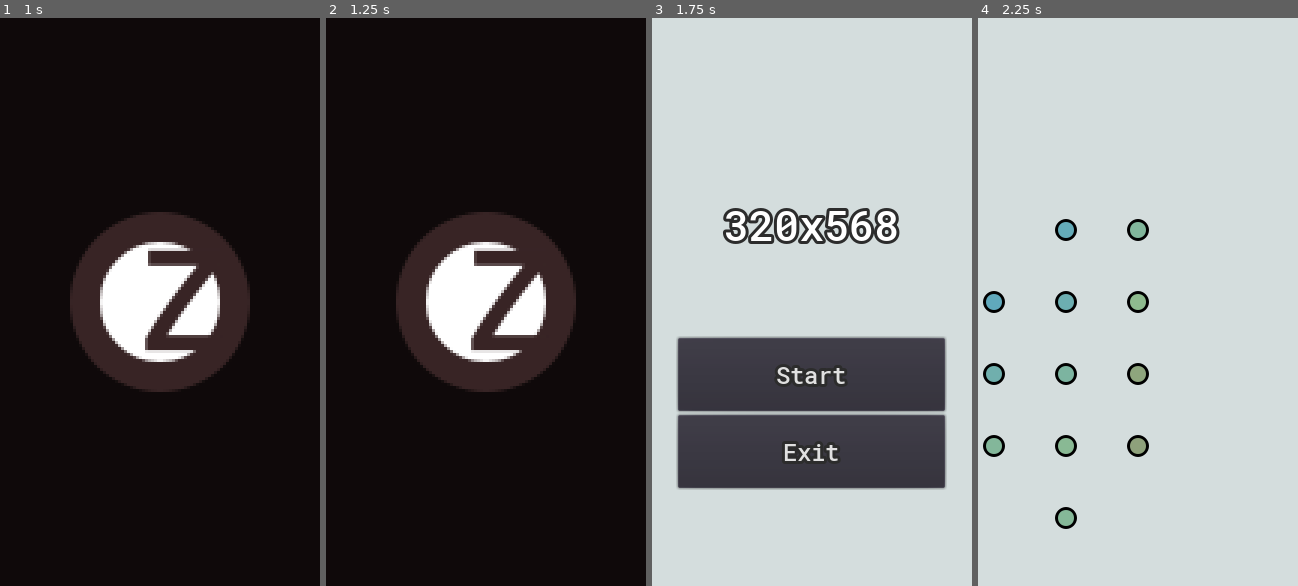
Above: before the commit, frames 1-4 (left to right).
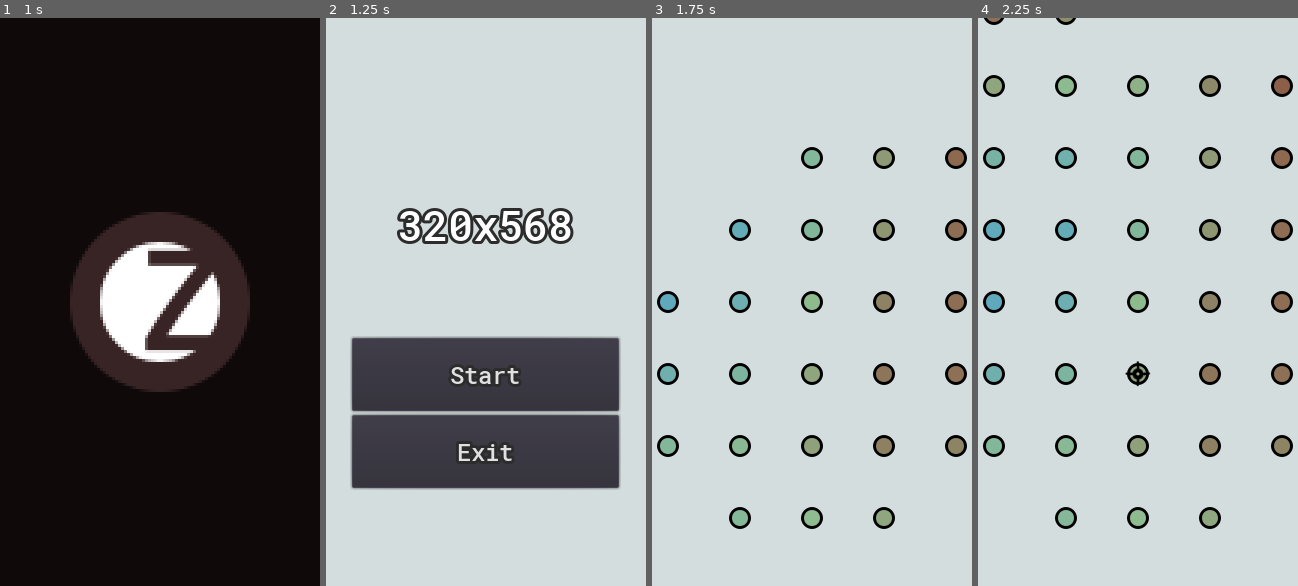
Above: after the commit, the same moments.

Repository: ikhtopod/dotzone-prototype
Game: Godot game, scene res://Maps/Intro.tscn
The game is run twice, just before and just after one commit, with the same random seed, the same clock (stepped at 60 frames per second) and the same inputs.
Inputs (mouse positions are in pixels of both pictures, inside the frame that each line leads up to):
- Up to frame 1 (1 s): tap Enter at 0.5 s; move the mouse to (230, 273) at 0.52 s; tap Backspace at 0.6 s; click (230, 273) at 0.67 s
- Up to frame 2 (1.25 s): no input
- Up to frame 3 (1.75 s): click (812, 375) at 1.25 s, where only the run after the commit has a clickable "Start"
- Up to frame 4 (2.25 s): click (1138, 375) at 2 s, where only the run before the commit has a clickable "Start"

Frame 1 is identical in both runs. In frame 2, 99% of the frame differs, in the area x 0-100%, y 0-100%; in frame 3, 29%; in frame 4, 4.7%.

Commit message:
added Owner

Diff:
--- a/Gameplay/Battlefield/Battlefield.gd
+++ b/Gameplay/Battlefield/Battlefield.gd
@@ -61,7 +61,7 @@
 # Чем больше объектов, тем через дольшее время будет создан следующий.
 func IncreaseTimerGeneratorTime() -> void:
 	var countObjects: float = float(m_fieldCreator.GetField().size())
-	var newWaitTime: float = 0.01 * (countObjects / 150.0)
+	var newWaitTime: float = 0.01 * (countObjects / 100.0)
 
 	if newWaitTime > m_timerGenerator.wait_time:
 		m_timerGenerator.wait_time = newWaitTime
--- a/Gameplay/Dot/Dot.gd
+++ b/Gameplay/Dot/Dot.gd
@@ -6,11 +6,11 @@
 const LinkedTextureResource = preload("res://Sprite/Dot/linked.png")
 const LinkedSelectedTextureResource = preload("res://Sprite/Dot/linked_selected.png")
 
-
 var m_point: Point = Point.new()
 var m_noise: float = 0.0 setget SetNoise, GetNoise
 var m_strength: float = 1.0 setget ,GetStrength
 var m_color: Color = Color.darkseagreen
+var m_owner: Owner = null
 
 
 func Init(point: Point, noise: float):
--- /dev/null
+++ b/Gameplay/Owner/Owner.gd
@@ -0,0 +1,12 @@
+extends Reference
+
+class_name Owner
+
+
+var m_name: String = "" setget SetName, GetName
+
+func SetName(name: String) -> void:
+	m_name = name
+
+func GetName() -> String:
+	return m_name
--- /dev/null
+++ b/Gameplay/Owner/OwnerPlayer.gd
@@ -0,0 +1,7 @@
+extends Owner
+
+class_name OwnerPlayer
+
+
+func _init(name: String = "") -> void:
+	.SetName(name if (name and not !name.empty()) else GameManager.PLAYER_TAG)
--- a/Maps/Intro.tscn
+++ b/Maps/Intro.tscn
@@ -7,7 +7,7 @@
 script = ExtResource( 1 )
 
 [node name="Timer" type="Timer" parent="."]
-wait_time = 1.75
+wait_time = 1.25
 one_shot = true
 autostart = true
 
@@ -29,9 +29,9 @@
 }
 
 [node name="TextureRect" type="TextureRect" parent="CanvasLayer/CenterContainer"]
-margin_left = 84.0
-margin_top = 224.0
-margin_right = 276.0
-margin_bottom = 416.0
+margin_left = 64.0
+margin_top = 188.0
+margin_right = 256.0
+margin_bottom = 380.0
 texture = ExtResource( 2 )
 [connection signal="timeout" from="Timer" to="." method="_on_Timer_timeout"]
--- a/project.godot
+++ b/project.godot
@@ -20,6 +20,16 @@
 "path": "res://Library/Collection/LinkedList.gd"
 }, {
 "base": "Reference",
+"class": "Owner",
+"language": "GDScript",
+"path": "res://Gameplay/Owner/Owner.gd"
+}, {
+"base": "Owner",
+"class": "OwnerPlayer",
+"language": "GDScript",
+"path": "res://Gameplay/Owner/OwnerPlayer.gd"
+}, {
+"base": "Reference",
 "class": "Point",
 "language": "GDScript",
 "path": "res://Library/Point.gd"
@@ -27,6 +37,8 @@
 _global_script_class_icons={
 "FieldCreator": "",
 "LinkedList": "",
+"Owner": "",
+"OwnerPlayer": "",
 "Point": ""
 }
 
